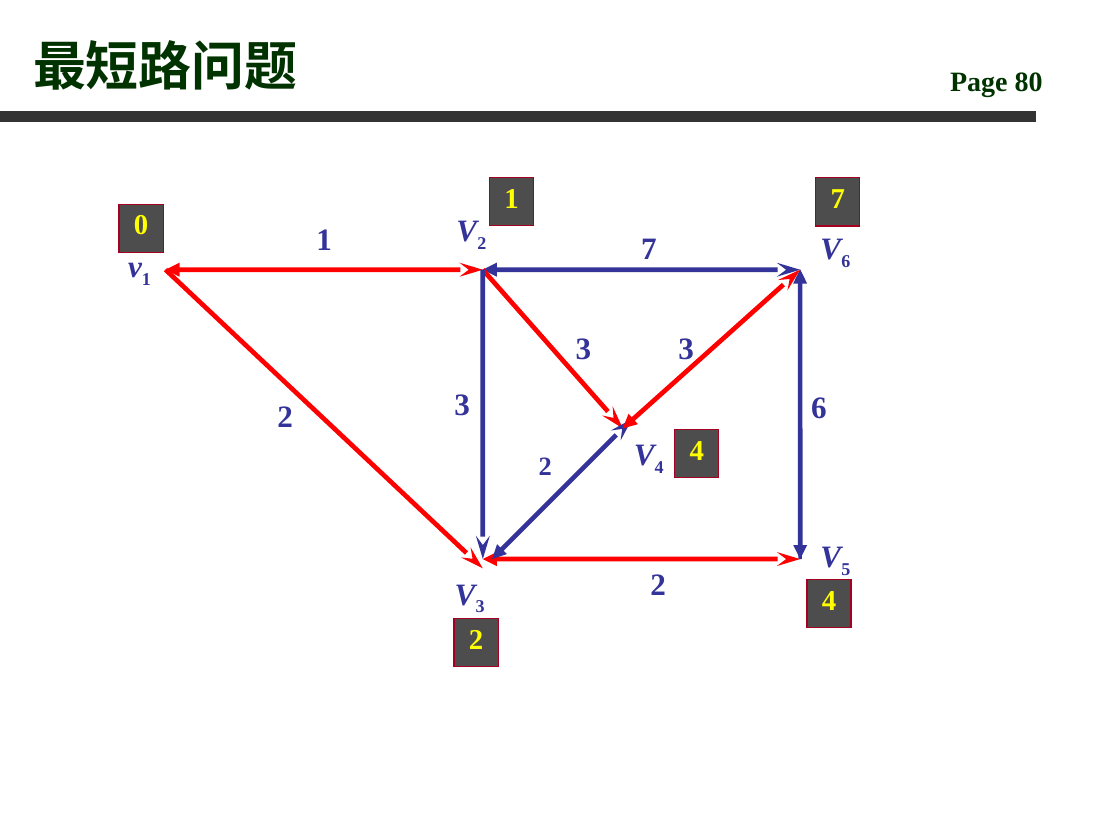
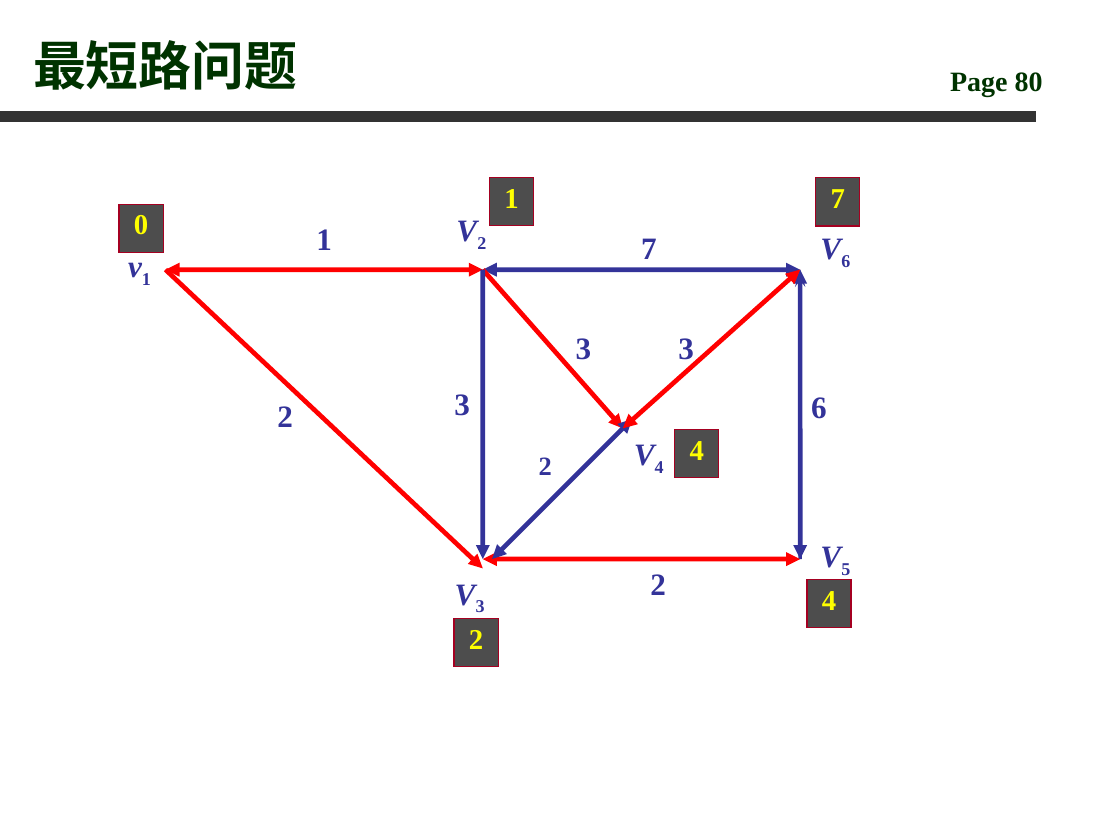
Before and after one commit to yoyogrape/RenminUniversityOfChina, a slide deck: slide 80 of 运筹学/ch5.ppt. Drawn at 1120x840 pixels with LibreOffice and Linux fonts; fonts in the diff are those of the drawing; background and template pictures are left out. Boxes give left, top, right and bottom in pixels: in the first picture for what was removed or moved away, otherwise in the second. Text is boxed around its words. In the diff, an @@ line names an element or a change of style, - is before the commit and + after.

```diff
--- a/运筹学/ch5.ppt
+++ b/运筹学/ch5.ppt
@@ double arrow (166, 270) - (483, 270): arrowheads changed @@
@@ arrow (166, 270) - (483, 568): arrowheads changed @@
@@ double arrow (483, 270) - (800, 270): arrowheads changed @@
@@ arrow (483, 270) - (623, 428): arrowheads changed @@
@@ arrow (483, 270) - (483, 559): arrowheads changed @@
@@ double arrow (623, 428) - (800, 270): arrowheads changed @@
@@ arrow (800, 270) - (800, 559): arrowheads changed @@
@@ double arrow (492, 559) - (632, 419): arrowheads changed @@
@@ double arrow (483, 559) - (800, 559): arrowheads changed @@
```
Also in this commit, not shown: 5 other slides changed, 3 other files.
